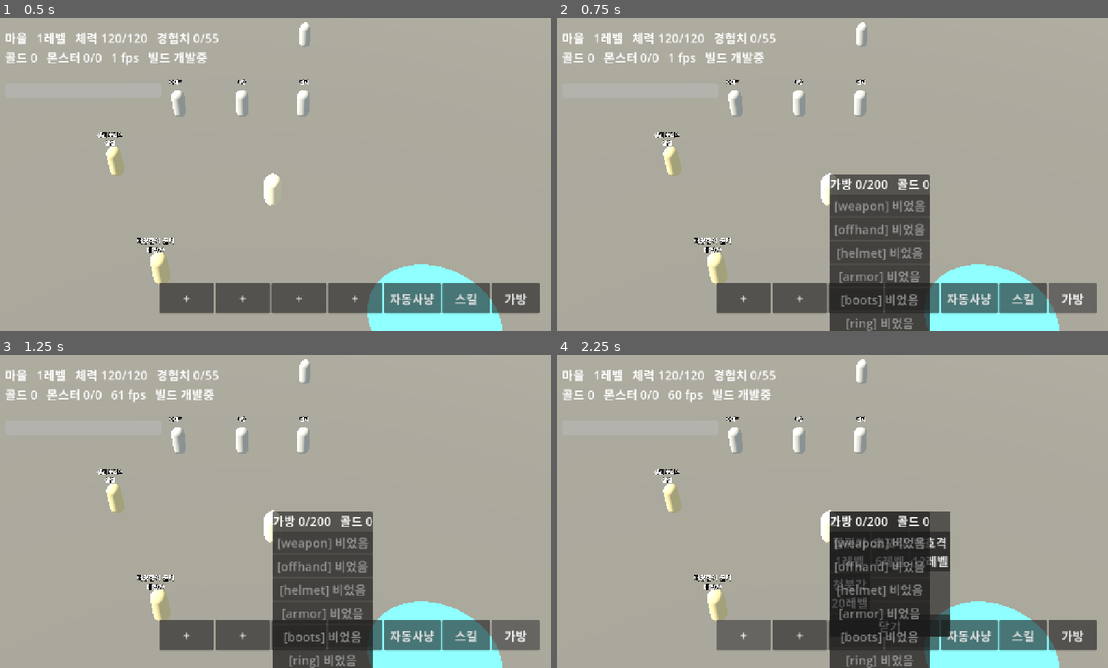
Above: before the commit, frames 1-4 (two rows, left to right).
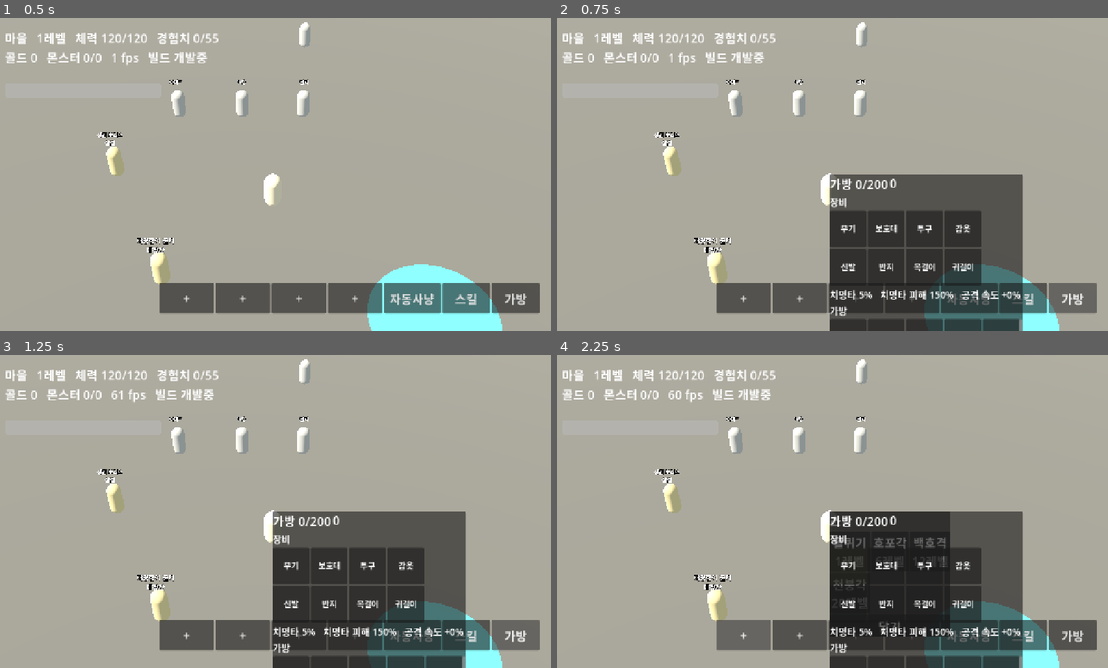
Above: after the commit, the same moments.

Repository: gogoalswo/MMORPG
Game: Godot game, scene res://main.tscn
The game is run twice, just before and just after one commit, with the same random seed, the same clock (stepped at 60 frames per second) and the same inputs.
Inputs (mouse positions are in pixels of both pictures, inside the frame that each line leads up to):
- Up to frame 1 (0.5 s): no input
- Up to frame 2 (0.75 s): click "가방" at 0.5 s
- Up to frame 3 (1.25 s): no input
- Up to frame 4 (2.25 s): click (849, 564) at 1.27 s; click "+" at 2 s

Frame 1 is identical in both runs. In frame 2, 11% of the frame differs, in the area x 49-85%, y 50-100%; in frame 3, 11%; in frame 4, 10%.

Commit message:
가방·장비 창을 격자로 다시 짓고 바르코 아이콘을 붙였다
창 레이아웃을 문서대로 맞췄다 — 장비 8칸 → 요약 줄 → 가방 격자(5열) → 상세 칸.
칸이 84px 이라 이름을 다 못 쓰므로 고른 것은 아래 상세 칸이 푼다. 틀은 한 번만
짓고 내용만 다시 채운다: 매번 다시 그리면 눌러 둔 칸이 풀리고 스크롤이 튄다.

아이콘은 바르코 "인벤토리 UI" 출력물 11장이다. 원본은 배경이 검은 것과 흰 것이
섞여 있어 그대로 쓰면 어두운 창에서 흰 사각형이 번쩍인다 — build-item-icons.mjs
가 테두리에서 색을 모아 이어진 배경만 걷고 128px 로 굽는다. 없으면 글자로 나온다.

칸 이름(slotLabels·offhandNames)은 shared 에서 내보낸다. 기능은 아직 안 붙였다 —
겹치기·200칸 스크롤은 다음이다.

Co-Authored-By: Claude Opus 5 <noreply@anthropic.com>
Claude-Session: https://claude.ai/code/session_01Amh6CzV5AEmJ82EtKcCM6w

Diff:
--- a/godot/data/items.json
+++ b/godot/data/items.json
@@ -2891,6 +2891,21 @@
     "necklace",
     "earring"
   ],
+  "slotLabels": {
+    "weapon": "무기",
+    "offhand": "보조",
+    "helmet": "투구",
+    "armor": "갑옷",
+    "boots": "신발",
+    "ring": "반지",
+    "necklace": "목걸이",
+    "earring": "귀걸이"
+  },
+  "offhandNames": {
+    "fighter": "보호대",
+    "mage": "마법서",
+    "archer": "화살통"
+  },
   "slotCode": {
     "weapon": "w",
     "offhand": "o",
--- a/godot/game/game.gd
+++ b/godot/game/game.gd
@@ -10,6 +10,16 @@
 ## 매끄럽다. 서버를 붙이는 단계에서 넣는다 → docs/features/networking-state.md
 
 const STOP_DISTANCE := 0.15
+
+## 가방·장비 창. 가방 격자는 5열 — 웹 클라의 COLUMNS 와 같다
+## (docs/features/inventory-equipment.md). 장비는 8칸이라 4열 두 줄로 떨어진다
+const BAG_COLUMNS := 5
+const GEAR_COLUMNS := 4
+## 비어 보이지 않게 깔아 두는 최소 칸 수 (5열 × 5줄)
+const BAG_MIN_CELLS := 25
+## 칸 한 변. 1280x720 화면에서 5열이 들어가고 손가락으로 짚을 수 있는 크기다
+const CELL := 84
+const ICON_DIR := "res://assets/icons/"
 
 var _transport: Transport
 var _player: Node3D
@@ -65,8 +75,17 @@
 ## 눌린 것으로 지레 바꾸면 판정이 거절했을 때 화면만 켜진 채로 남는다
 var _auto_button: Button
 var _skill_panel: PanelContainer
+## 가방·장비 창. 틀은 한 번만 짓고 `_redraw_bag` 이 내용만 채운다
 var _bag_panel: PanelContainer
-var _bag_rows: VBoxContainer
+var _bag_head: Label
+var _bag_gold: Label
+var _bag_gear: GridContainer
+var _bag_sum: Label
+var _bag_grid: GridContainer
+var _bag_detail: Label
+var _bag_action: Button
+## 고른 칸 — {"where": "equip"|"bag", "index": int}. 비면 아무것도 안 골랐다
+var _bag_pick: Dictionary = {}
 
 
 func _ready() -> void:
@@ -211,16 +230,198 @@
 	_build_bag_panel()
 
 
-## 가방과 장비. 웹 클라의 ui/inventory.ts 자리다.
-## 목록은 **열 때마다 다시 그린다** — 줍고 끼는 동안 계속 바뀌기 때문이다
+## 가방과 장비 창. 웹 클라의 ui/inventory.ts 자리다.
+##
+## 레이아웃은 문서에 적힌 그대로다 — **장비 8칸 → 요약 줄 → 가방 격자(5열) →
+## 상세 칸** (docs/features/inventory-equipment.md). 칸이 84px 이라 이름을 다
+## 못 쓰므로, 고른 것의 이름·옵션은 아래 상세 칸이 푼다.
+##
+## **틀은 한 번만 짓고 내용만 다시 채운다.** 예전에는 열 때마다 통째로 다시
+## 그렸는데, 칸이 8 + 25개가 되면서 매번 지웠다 만들면 눌러 둔 칸이 풀리고
+## 스크롤이 맨 위로 튄다.
+##
+## 그림은 바르코로 만든 아이콘이다 (assets/icons). **없으면 글자로 나온다** —
+## npm run sync:godot 을 안 돌린 사람도 창은 돌아가야 한다 (모델의 기둥과 같은 규칙)
 func _build_bag_panel() -> void:
 	_bag_panel = PanelContainer.new()
 	_bag_panel.set_anchors_preset(Control.PRESET_CENTER)
 	_bag_panel.visible = false
 	_ui_root.add_child(_bag_panel)
 
-	_bag_rows = VBoxContainer.new()
-	_bag_panel.add_child(_bag_rows)
+	var rows := VBoxContainer.new()
+	_bag_panel.add_child(rows)
+
+	# 머리 줄 — 가방 칸 수와 골드
+	var head := HBoxContainer.new()
+	rows.add_child(head)
+	_add_icon(head, "bag", 44)
+	_bag_head = Label.new()
+	_bag_head.vertical_alignment = VERTICAL_ALIGNMENT_CENTER
+	head.add_child(_bag_head)
+	_add_icon(head, "gold", 44)
+	_bag_gold = Label.new()
+	_bag_gold.vertical_alignment = VERTICAL_ALIGNMENT_CENTER
+	head.add_child(_bag_gold)
+
+	# 장비 8칸. **칸 순서는 데이터가 정한다** (items.json 의 slots)
+	rows.add_child(_section_title("장비"))
+	_bag_gear = GridContainer.new()
+	_bag_gear.columns = GEAR_COLUMNS
+	rows.add_child(_bag_gear)
+	for index in Items.slots().size():
+		_bag_gear.add_child(_make_cell(_pick_bag.bind("equip", index)))
+
+	# 요약 줄 — 상태바에 안 나오는 것만 적는다
+	_bag_sum = Label.new()
+	_bag_sum.add_theme_font_size_override("font_size", 22)
+	rows.add_child(_bag_sum)
+
+	rows.add_child(_section_title("가방"))
+	var scroll := ScrollContainer.new()
+	scroll.custom_minimum_size = Vector2(CELL * BAG_COLUMNS, CELL * 2 + 12)
+	scroll.horizontal_scroll_mode = ScrollContainer.SCROLL_MODE_DISABLED
+	rows.add_child(scroll)
+	_bag_grid = GridContainer.new()
+	_bag_grid.columns = BAG_COLUMNS
+	scroll.add_child(_bag_grid)
+
+	# 상세 칸
+	_bag_detail = Label.new()
+	_bag_detail.custom_minimum_size = Vector2(CELL * BAG_COLUMNS, 76)
+	_bag_detail.autowrap_mode = TextServer.AUTOWRAP_WORD_SMART
+	_bag_detail.add_theme_font_size_override("font_size", 22)
+	rows.add_child(_bag_detail)
+
+	var buttons := HBoxContainer.new()
+	rows.add_child(buttons)
+	_bag_action = Button.new()
+	_bag_action.custom_minimum_size = Vector2(170, 64)
+	_bag_action.pressed.connect(_on_bag_action)
+	buttons.add_child(_bag_action)
+	var close := Button.new()
+	close.text = "닫기"
+	close.custom_minimum_size = Vector2(170, 64)
+	close.pressed.connect(func() -> void: _bag_panel.visible = false)
+	buttons.add_child(close)
+
+
+func _section_title(text: String) -> Label:
+	var label := Label.new()
+	label.text = text
+	label.add_theme_font_size_override("font_size", 22)
+	return label
+
+
+## 아이콘 한 장. **없으면 null** — 부르는 쪽이 글자로 대신한다
+func _icon(name: String) -> Texture2D:
+	if name == "":
+		return null
+	var path := ICON_DIR + name + ".png"
+	if not ResourceLoader.exists(path):
+		return null
+	return load(path)
+
+
+## 줄에 아이콘을 끼운다. 그림이 없으면 아무것도 넣지 않는다 (글자만 남는다)
+func _add_icon(parent: Node, name: String, size: int) -> void:
+	var texture := _icon(name)
+	if texture == null:
+		return
+	var rect := TextureRect.new()
+	rect.texture = texture
+	rect.custom_minimum_size = Vector2(size, size)
+	rect.expand_mode = TextureRect.EXPAND_IGNORE_SIZE
+	rect.stretch_mode = TextureRect.STRETCH_KEEP_ASPECT_CENTERED
+	parent.add_child(rect)
+
+
+## 창의 한 칸 — 그림 · 글자 · 배지 · 누르는 자리를 겹쳐 둔다.
+## PanelContainer 는 자식을 모두 칸 전체에 깔기 때문에 정렬만으로 자리를 나눈다
+func _make_cell(on_press: Callable) -> PanelContainer:
+	var cell := PanelContainer.new()
+	cell.custom_minimum_size = Vector2(CELL, CELL)
+
+	var icon := TextureRect.new()
+	icon.name = "icon"
+	icon.expand_mode = TextureRect.EXPAND_IGNORE_SIZE
+	icon.stretch_mode = TextureRect.STRETCH_KEEP_ASPECT_CENTERED
+	icon.mouse_filter = Control.MOUSE_FILTER_IGNORE
+	cell.add_child(icon)
+
+	# 그림이 없는 것(귀걸이·재료)은 이름을 줄여 적는다
+	var text := Label.new()
+	text.name = "text"
+	text.horizontal_alignment = HORIZONTAL_ALIGNMENT_CENTER
+	text.vertical_alignment = VERTICAL_ALIGNMENT_CENTER
+	text.autowrap_mode = TextServer.AUTOWRAP_WORD_SMART
+	text.add_theme_font_size_override("font_size", 18)
+	text.mouse_filter = Control.MOUSE_FILTER_IGNORE
+	cell.add_child(text)
+
+	var badge := Label.new()
+	badge.name = "badge"
+	badge.horizontal_alignment = HORIZONTAL_ALIGNMENT_RIGHT
+	badge.vertical_alignment = VERTICAL_ALIGNMENT_BOTTOM
+	badge.add_theme_font_size_override("font_size", 18)
+	badge.mouse_filter = Control.MOUSE_FILTER_IGNORE
+	cell.add_child(badge)
+
+	var hit := Button.new()
+	hit.name = "hit"
+	hit.flat = true
+	hit.pressed.connect(on_press)
+	cell.add_child(hit)
+	return cell
+
+
+## 칸 하나를 채운다. `icon_name` 이 없거나 그림이 없으면 글자로 나온다
+func _fill_cell(cell: PanelContainer, stack: Dictionary, empty_text: String, icon_name: String) -> void:
+	var icon: TextureRect = cell.get_node("icon")
+	var text: Label = cell.get_node("text")
+	var badge: Label = cell.get_node("badge")
+	var texture := _icon(icon_name)
+	icon.texture = texture
+
+	if stack.is_empty():
+		# 빈 칸 — 그림을 죽여 둔다. 그림이 없으면 칸 이름을 적는다
+		icon.modulate = Color(1, 1, 1, 0.22)
+		text.text = "" if texture != null else empty_text
+		badge.text = ""
+		return
+
+	icon.modulate = Color(1, 1, 1, 1)
+	var item := Items.get_item(str(stack.get("id", "")))
+	text.text = "" if texture != null else str(item.get("name", stack.get("id", "?")))
+	badge.text = _stack_badge(stack)
+
+
+## 칸 오른쪽 아래 배지 — 강화 +N · 개수 · 등급. 이름은 상세 칸이 맡는다
+func _stack_badge(stack: Dictionary) -> String:
+	var parts: Array = []
+	var enhance := int(stack.get("enhance", 0))
+	if enhance > 0:
+		parts.append("+%d" % enhance)
+	var count := int(stack.get("count", 1))
+	if count > 1:
+		parts.append("x%d" % count)
+	parts.append("%d" % int(stack.get("grade", 1)))
+	return " ".join(parts)
+
+
+## 격자의 칸 수를 맞춘다. **칸 수가 바뀔 때만 손댄다** — 매번 다시 지으면
+## 눌러 둔 칸이 풀린다. 칸은 뒤에만 붙으므로 bind 해 둔 index 는 그대로 맞다
+func _fit_cells(grid: GridContainer, want: int, where: String) -> void:
+	while grid.get_child_count() > want:
+		var last := grid.get_child(grid.get_child_count() - 1)
+		grid.remove_child(last)
+		last.queue_free()
+	while grid.get_child_count() < want:
+		grid.add_child(_make_cell(_pick_bag.bind(where, grid.get_child_count())))
+
+
+func _pick_bag(where: String, index: int) -> void:
+	_bag_pick = {"where": where, "index": index}
+	_show_bag_detail()
 
 
 func _toggle_bag() -> void:
@@ -230,47 +431,100 @@
 
 
 func _redraw_bag() -> void:
-	for child in _bag_rows.get_children():
-		child.queue_free()
-
 	var me: Dictionary = _transport.snapshot().get("players", {}).get(_transport.my_id(), {})
 	if me.is_empty():
 		return
-
-	var title := Label.new()
-	title.text = "가방 %d/%d   골드 %d" % [me.bag.size(), Items.bag_size(), me.get("gold", 0)]
-	_bag_rows.add_child(title)
-
-	# 끼고 있는 것 — 누르면 벗는다
-	for slot in Items.slots():
-		var stack: Dictionary = me.equipped.get(slot, {})
-		var button := Button.new()
-		if stack.is_empty():
-			button.text = "[%s] 비었음" % slot
-			button.disabled = true
-		else:
-			button.text = "[%s] %s" % [slot, _stack_label(stack)]
-			button.pressed.connect(func() -> void:
-				_transport.send(&"unequip", {"slot": str(slot)})
-				_redraw_bag()
-			)
-		_bag_rows.add_child(button)
-
-	# 가방 — 누르면 낀다. **낄 수 있는지는 World 가 다시 본다**
-	for index in mini(me.bag.size(), 12):
-		var stack: Dictionary = me.bag[index]
-		var button := Button.new()
-		button.text = _stack_label(stack)
-		button.pressed.connect(func() -> void:
-			_transport.send(&"equip", {"index": index})
-			_redraw_bag()
+	var job := str(me.get("job", ""))
+	var bag: Array = me.get("bag", [])
+	var equipped: Dictionary = me.get("equipped", {})
+
+	_bag_head.text = "가방 %d/%d" % [bag.size(), Items.bag_size()]
+	_bag_gold.text = "%d" % int(me.get("gold", 0))
+
+	# 장비 8칸 — 아이콘 이름은 슬롯 이름과 같다 (assets/icons/weapon.png …)
+	var slots: Array = Items.slots()
+	for index in _bag_gear.get_child_count():
+		var slot := str(slots[index])
+		_fill_cell(
+			_bag_gear.get_child(index), equipped.get(slot, {}),
+			Items.slot_label(slot, job), slot
 		)
-		_bag_rows.add_child(button)
-
-	var close := Button.new()
-	close.text = "닫기"
-	close.pressed.connect(func() -> void: _bag_panel.visible = false)
-	_bag_rows.add_child(close)
+
+	# 요약 줄 — **상태바에 안 나오는 것만** 적는다. 치명타·치명타 피해·공격 속도는
+	# 옵션으로만 붙는 값이라 여기가 없으면 무엇을 끼웠는지 알 방법이 없다
+	var stats: Dictionary = me.get("stats", {})
+	_bag_sum.text = "치명타 %.0f%%   치명타 피해 %.0f%%   공격 속도 +%.0f%%" % [
+		float(stats.get("crit", 0.0)) * 100.0,
+		float(stats.get("critDamage", 0.0)) * 100.0,
+		float(stats.get("attackSpeed", 0.0)) * 100.0,
+	]
+
+	# 가방 격자. 비어 보이지 않게 최소 25칸은 깔아 둔다
+	_fit_cells(_bag_grid, maxi(BAG_MIN_CELLS, bag.size()), "bag")
+	for index in _bag_grid.get_child_count():
+		var stack: Dictionary = bag[index] if index < bag.size() else {}
+		var icon_name := ""
+		if not stack.is_empty():
+			# 재료는 슬롯이 없어 그림도 없다 — 이름으로 나온다
+			icon_name = str(Items.get_item(str(stack.get("id", ""))).get("slot", ""))
+		_fill_cell(_bag_grid.get_child(index), stack, "", icon_name)
+
+	_show_bag_detail()
+
+
+## 상세 칸 — 고른 것의 이름·강화·등급·옵션을 푼다. 고른 칸은 밝게 둔다
+func _show_bag_detail() -> void:
+	for index in _bag_gear.get_child_count():
+		_bag_gear.get_child(index).modulate = _cell_tint("equip", index)
+	for index in _bag_grid.get_child_count():
+		_bag_grid.get_child(index).modulate = _cell_tint("bag", index)
+
+	var stack := _picked_stack()
+	if stack.is_empty():
+		_bag_detail.text = "칸을 고르면 여기에 나옵니다"
+		_bag_action.text = "-"
+		_bag_action.disabled = true
+		return
+	_bag_detail.text = _stack_label(stack)
+	_bag_action.text = "벗기" if str(_bag_pick.get("where", "")) == "equip" else "끼기"
+	_bag_action.disabled = false
+
+
+func _cell_tint(where: String, index: int) -> Color:
+	if str(_bag_pick.get("where", "")) == where and int(_bag_pick.get("index", -1)) == index:
+		return Color(1.35, 1.35, 1.1)
+	return Color(1, 1, 1)
+
+
+func _picked_stack() -> Dictionary:
+	if _bag_pick.is_empty():
+		return {}
+	var me: Dictionary = _transport.snapshot().get("players", {}).get(_transport.my_id(), {})
+	if me.is_empty():
+		return {}
+	var index := int(_bag_pick.get("index", -1))
+	if str(_bag_pick.get("where", "")) == "equip":
+		var slots: Array = Items.slots()
+		if index < 0 or index >= slots.size():
+			return {}
+		return me.get("equipped", {}).get(str(slots[index]), {})
+	var bag: Array = me.get("bag", [])
+	if index < 0 or index >= bag.size():
+		return {}
+	return bag[index]
+
+
+## 끼기 / 벗기. **낄 수 있는지는 World 가 다시 본다** — 여기서 거르는 건 안내일 뿐이다
+func _on_bag_action() -> void:
+	var stack := _picked_stack()
+	if stack.is_empty():
+		return
+	if str(_bag_pick.get("where", "")) == "equip":
+		_transport.send(&"unequip", {"slot": str(Items.slots()[int(_bag_pick.index)])})
+	else:
+		_transport.send(&"equip", {"index": int(_bag_pick.index)})
+	_bag_pick = {}
+	_redraw_bag()
 
 
 ## "낡은 장검 +3 (5등급) 공격 +7, 치명타 +2%"
--- a/godot/tests/ui_test.gd
+++ b/godot/tests/ui_test.gd
@@ -166,9 +166,115 @@
 	if game._auto_button.text.contains("켜짐"):
 		_fail("껐는데 단추 글자가 '%s'" % game._auto_button.text)
 
+	await _case_bag(game)
+
 	if _failed == 0:
 		print("UI: 전부 통과")
 		quit(0)
 	else:
 		print("UI: %d개 실패" % _failed)
 		quit(1)
+
+
+## 가방·장비 창 — 열리나, 칸이 제대로 깔리나, 골라서 낄 수 있나.
+## 스크린샷을 찍지 않는다: 칸 수와 칸 안의 글자·그림은 노드로 읽을 수 있다
+func _case_bag(game: Node3D) -> void:
+	var me: Dictionary = game._transport.snapshot().players[game._transport.my_id()]
+
+	if game._bag_panel.visible:
+		_fail("아직 안 눌렀는데 가방이 떠 있다")
+	game._toggle_bag()
+	await process_frame
+	if not game._bag_panel.visible:
+		_fail("가방 단추를 눌렀는데 창이 안 떴다")
+		return
+
+	# 장비 8칸 · 가방 최소 25칸
+	var slots: Array = Items.slots()
+	if game._bag_gear.get_child_count() != slots.size():
+		_fail("장비가 %d칸이어야 하는데 %d칸" % [slots.size(), game._bag_gear.get_child_count()])
+	if game._bag_grid.get_child_count() < 25:
+		_fail("가방 격자가 25칸 이상이어야 하는데 %d칸" % game._bag_grid.get_child_count())
+	if game._bag_grid.columns != 5:
+		_fail("가방 격자가 5열이어야 하는데 %d열" % game._bag_grid.columns)
+
+	# 그림이 붙었나. 아이콘이 없으면(sync 를 안 돌렸으면) 칸 이름이 글자로 나와야 한다
+	var drawn := 0
+	var named := 0
+	for index in game._bag_gear.get_child_count():
+		var cell: PanelContainer = game._bag_gear.get_child(index)
+		if cell.get_node("icon").texture != null:
+			drawn += 1
+		elif cell.get_node("text").text != "":
+			named += 1
+	if drawn + named != slots.size():
+		_fail("장비 칸 %d개가 그림도 글자도 없다" % [slots.size() - drawn - named])
+	else:
+		print("  가방 창: 장비 %d칸(그림 %d · 글자 %d), 가방 %d칸" % [
+			slots.size(), drawn, named, game._bag_grid.get_child_count()
+		])
+
+	# 머리 줄과 요약 줄
+	if not game._bag_head.text.contains("/%d" % Items.bag_size()):
+		_fail("머리 줄이 '%s'" % game._bag_head.text)
+	if not game._bag_sum.text.contains("치명타"):
+		_fail("요약 줄에 치명타가 없다: '%s'" % game._bag_sum.text)
+
+	# 아무것도 안 골랐으면 상세 칸은 안내만, 단추는 꺼져 있어야 한다
+	if not game._bag_action.disabled:
+		_fail("아무것도 안 골랐는데 끼기 단추가 켜져 있다")
+
+	# 가방에 하나 넣고 — 골라서 낀다
+	me.bag.append({"id": "w_fighter_00", "grade": 3, "enhance": 2, "options": []})
+	game._redraw_bag()
+	await process_frame
+	var first: PanelContainer = game._bag_grid.get_child(0)
+	if first.get_node("badge").text == "":
+		_fail("가방 첫 칸에 배지가 안 붙었다")
+	elif not first.get_node("badge").text.contains("+2"):
+		_fail("강화 배지가 '+2' 여야 하는데 '%s'" % first.get_node("badge").text)
+
+	first.get_node("hit").pressed.emit()
+	await process_frame
+	if game._bag_action.disabled:
+		_fail("칸을 골랐는데 끼기 단추가 안 켜졌다")
+	if game._bag_action.text != "끼기":
+		_fail("가방 칸을 골랐는데 단추가 '%s'" % game._bag_action.text)
+	if not game._bag_detail.text.contains("등급"):
+		_fail("상세 칸이 '%s'" % game._bag_detail.text.left(30))
+
+	game._on_bag_action()
+	for i in 3:
+		await process_frame
+	if me.equipped.get("weapon", {}).is_empty():
+		_fail("끼기를 눌렀는데 무기가 안 끼워졌다")
+	else:
+		var worn: Dictionary = Items.get_item(str(me.equipped.weapon.id))
+		print("  골라서 끼기: 무기 칸에 '%s'" % worn.get("name", "?"))
+
+	# 창이 화면 안에 들어오나. **눈으로 볼 수 없는 것은 재서 본다** —
+	# 칸을 키우다 720 을 넘기면 폰에서 아래가 잘린다
+	var panel: Vector2 = game._bag_panel.size
+	if panel.x > 1280.0 or panel.y > 720.0:
+		_fail("가방 창이 화면(1280x720)보다 크다: %.0fx%.0f" % [panel.x, panel.y])
+	else:
+		print("  창 크기 %.0fx%.0f — 화면 안에 들어온다" % [panel.x, panel.y])
+
+	# 끼운 칸을 골라 벗긴다
+	var slot_index := slots.find("weapon")
+	game._bag_gear.get_child(slot_index).get_node("hit").pressed.emit()
+	await process_frame
+	if game._bag_action.text != "벗기":
+		_fail("장비 칸을 골랐는데 단추가 '%s'" % game._bag_action.text)
+	game._on_bag_action()
+	for i in 3:
+		await process_frame
+	if not me.equipped.get("weapon", {}).is_empty():
+		_fail("벗기를 눌렀는데 무기가 그대로다")
+	else:
+		print("  골라서 벗기: 무기 칸이 비었다")
+
+	game._toggle_bag()
+	await process_frame
+	if game._bag_panel.visible:
+		_fail("다시 눌렀는데 가방이 안 닫혔다")
--- a/godot/world/items.gd
+++ b/godot/world/items.gd
@@ -23,6 +23,14 @@
 
 static func slots() -> Array:
 	return _t().get("slots", [])
+
+
+## 창에 적는 칸 이름. **보조는 직업마다 물건이 다르다** — 격투가 보호대 /
+## 마법사 마법서 / 궁수 화살통. 표는 shared 의 slotLabel 이 낸다
+static func slot_label(slot: String, job: String = "") -> String:
+	if slot == "offhand" and job != "":
+		return str(_t().get("offhandNames", {}).get(job, "보조"))
+	return str(_t().get("slotLabels", {}).get(slot, slot))
 
 
 static func bag_size() -> int:
Not shown, changed: .gitignore
Not shown, changed: docs/features/godot-migration.md
Not shown, changed: docs/features/inventory-equipment.md
Not shown, added: public/assets/icons/armor.png
Not shown, added: public/assets/icons/bag.png
Not shown, added: public/assets/icons/belt.png
Not shown, added: public/assets/icons/boots.png
Not shown, added: public/assets/icons/glove.png
Not shown, added: public/assets/icons/gold.png
Not shown, added: public/assets/icons/helmet.png
Not shown, added: public/assets/icons/necklace.png
Not shown, added: public/assets/icons/offhand.png
(and 6 more such lines)
